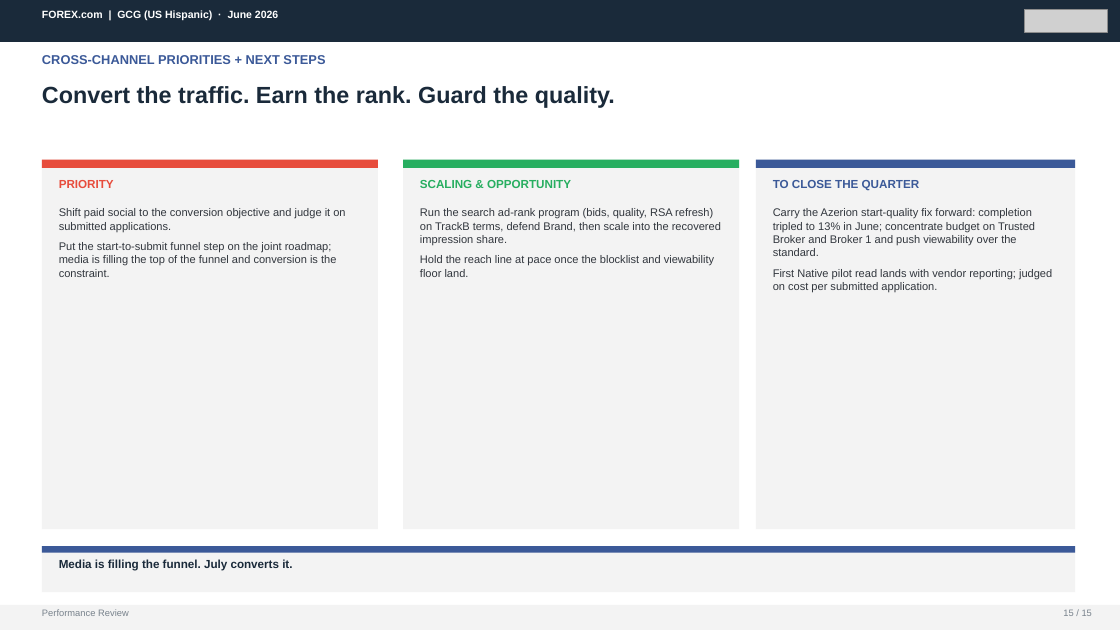
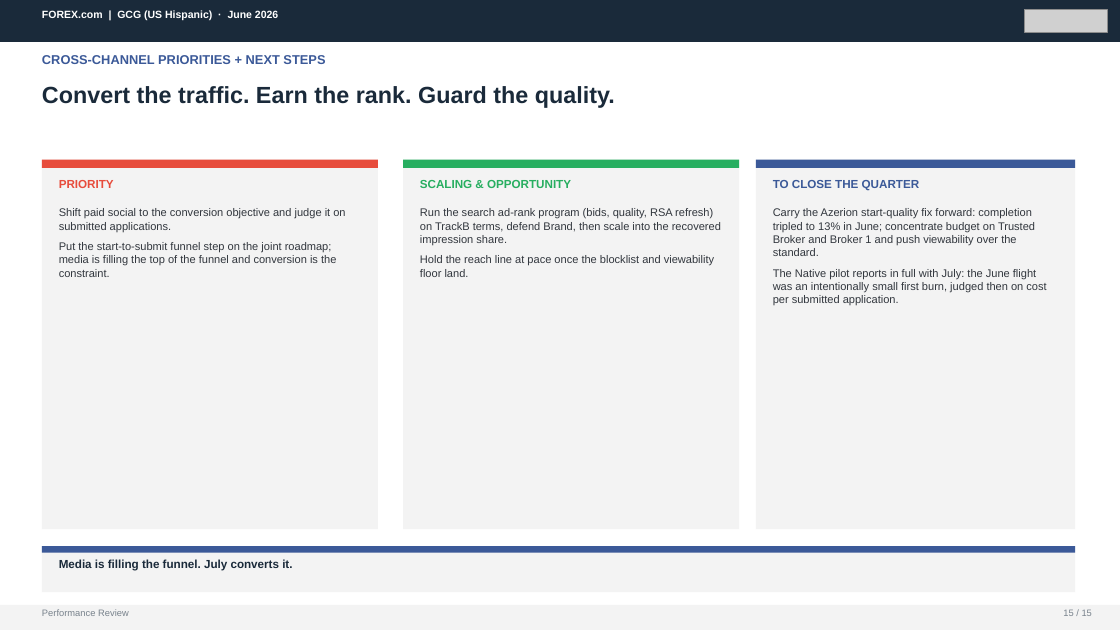
Before and after one commit to hablapro/brlvnt-reporting-hub, a slide deck: slide 15 of report-client-decks/06. GCG_US_June_2026_Performance_Review.pptx. Drawn at 1120x630 pixels with LibreOffice and Linux fonts; fonts in the diff are those of the drawing; grey boxes stand for pictures. Boxes give left, top, right and bottom in pixels: in the first picture for what was removed or moved away, otherwise in the second. Text is boxed around its words. In the diff, an @@ line names an element or a change of style, - is before the commit and + after.

```diff
--- a/report-client-decks/06. GCG_US_June_2026_Performance_Review.pptx
+++ b/report-client-decks/06. GCG_US_June_2026_Performance_Review.pptx
@@ text at bbox=[773, 269, 1046, 306]: text changed @@
-First Native pilot read lands with vendor reporting; judged on cost per submitted application.
+The Native pilot reports in full with July: the June flight was an intentionally small first burn, judged then on cost per submitted application.
```
Also in this commit, not shown: 2 other slides changed, 3 other files.
